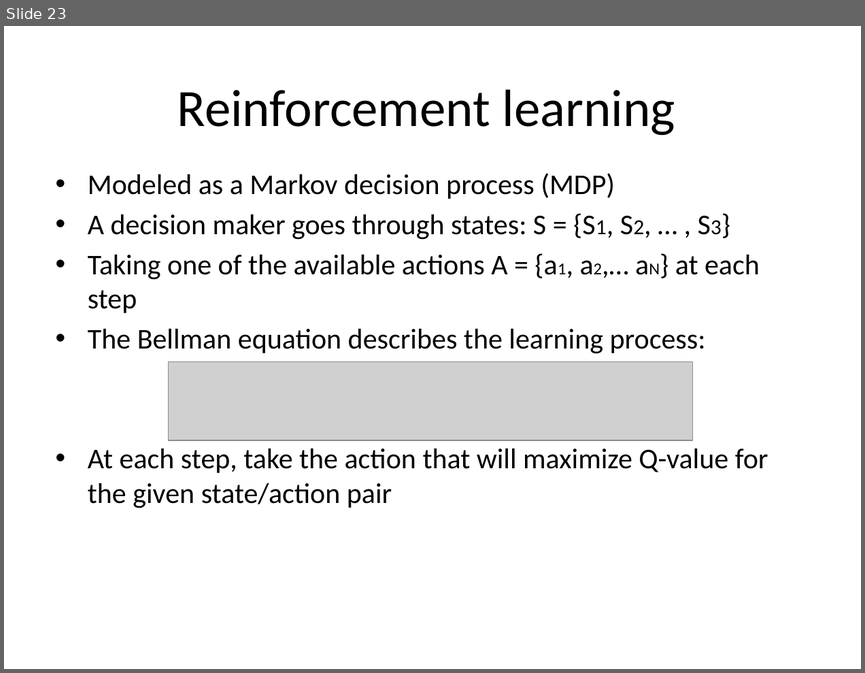
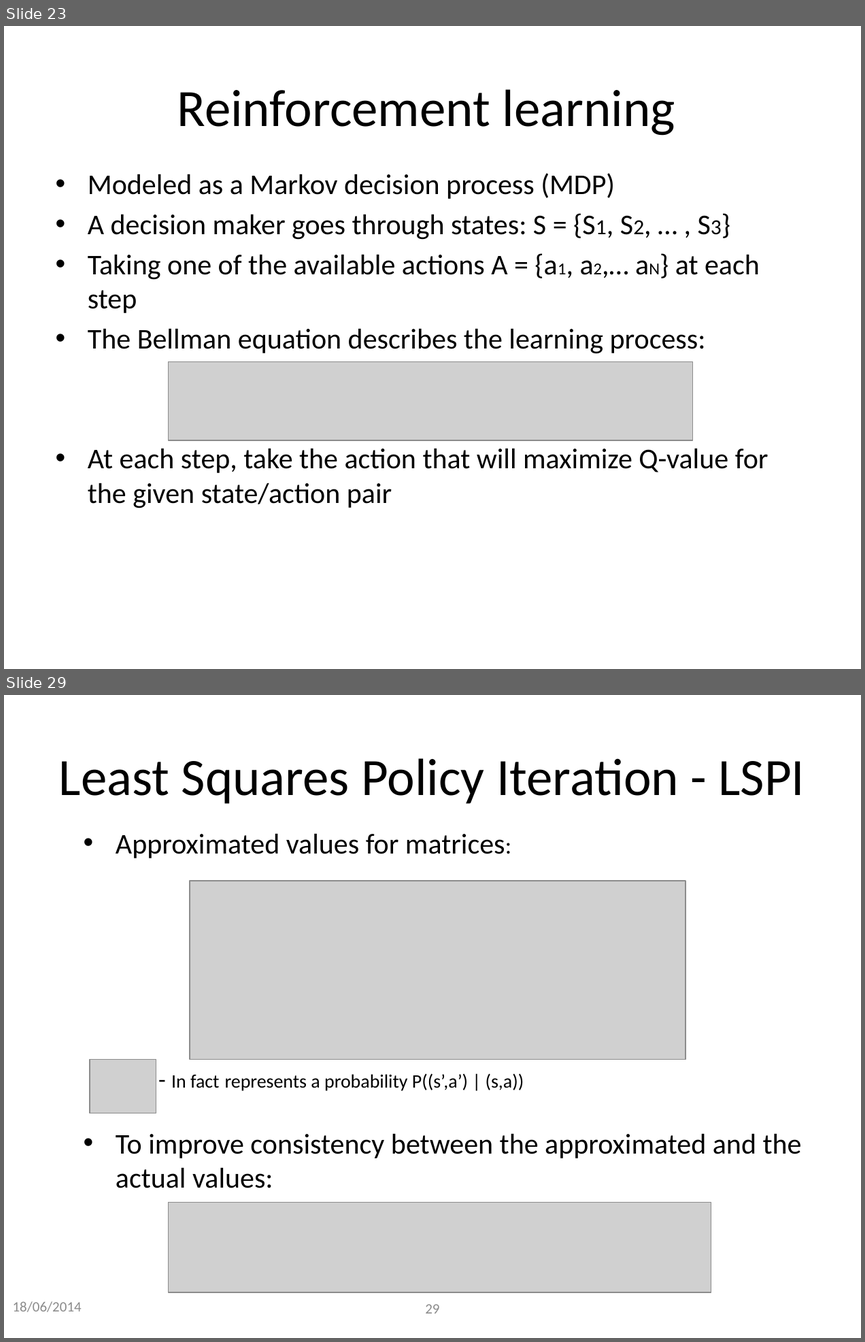
Before and after one commit to ro1208984/learning.java, a slide deck: Mobile Day presentation.pptx. Shown one above the other, each under a label of ours: slide 23 before the commit, slides 23 and 29 after it; the slides between them are not shown. The pictures are 865x673 and 865x1342 pixels, drawn with LibreOffice and Linux fonts; fonts in the diff are those of the drawing; grey boxes stand for pictures. Boxes give left, top, right and bottom in pixels: in the first picture for what was removed or moved away, otherwise in the second. Text is boxed around its words. In the diff, an @@ line names an element or a change of style, - is before the commit and + after.

```diff
--- a/Mobile Day presentation.pptx
+++ b/Mobile Day presentation.pptx
@@ slide 29 added at <box>4,695,861,1338</box>, background #FFFFFF @@
@@ title added at <box>59,758,805,804</box>, 44 pt, text #000000 @@
+Least Squares Policy Iteration - LSPI
@@ text added at <box>116,833,802,1188</box>, 24 pt, text #000000 @@
+• Approximated values for matrices:
+- In fact represents a probability P((s’,a’) | (s,a))
+• To improve consistency between the approximated and the actual values:
@@ picture added at <box>190,881,686,1059</box> @@
@@ picture added at <box>90,1059,156,1113</box> @@
@@ picture added at <box>169,1202,711,1292</box> @@
@@ text added at <box>13,1301,82,1312</box>, 12 pt, text #8C8C8C @@
+18/06/2014
@@ page number added at <box>425,1304,439,1313</box>, 12 pt, text #8C8C8C @@
+29
```
Also in this commit, not shown: 4 slides changed, 16 other slides added.
